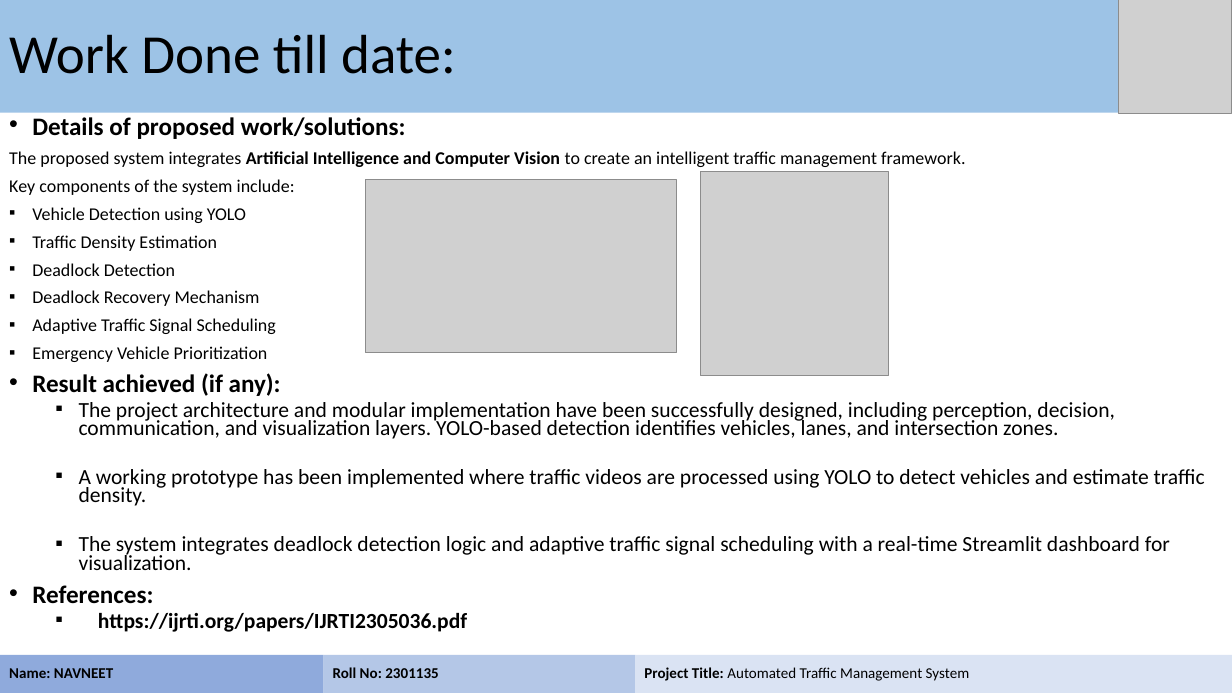
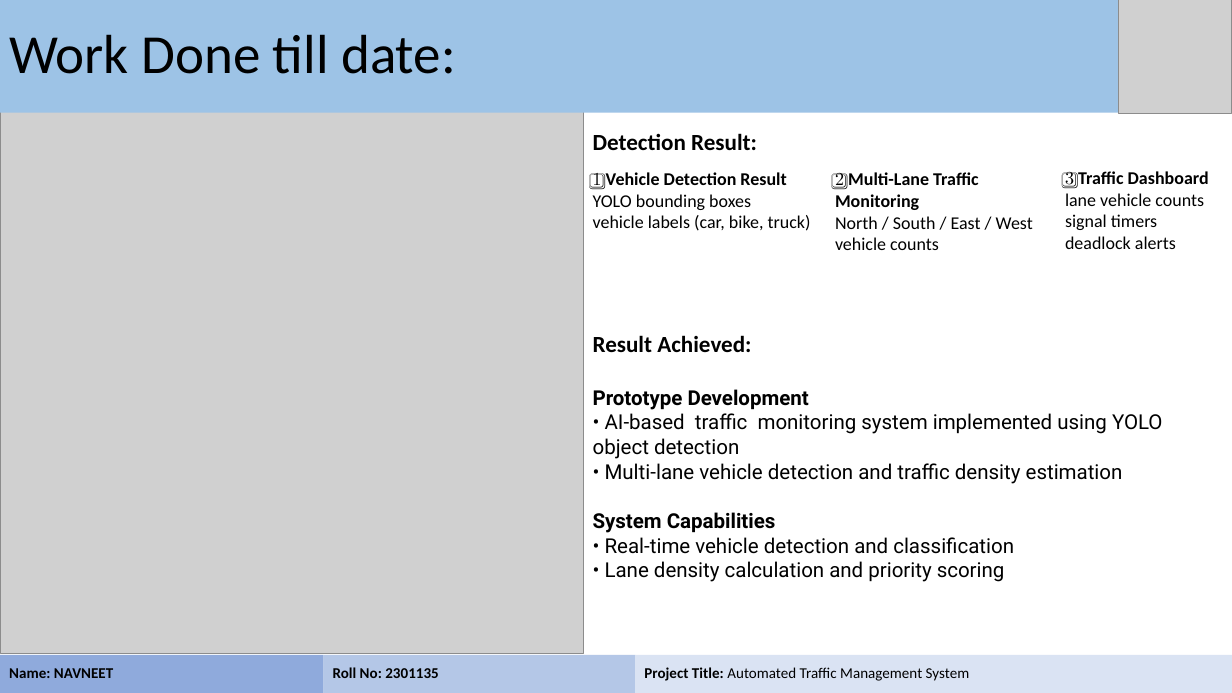
Before and after one commit to Navneet23b-Git/Smart-Traffic-Management, a slide deck: slide 3 of 2301135_template.pptx. Drawn at 1232x693 pixels with LibreOffice and Linux fonts; fonts in the diff are those of the drawing; grey boxes stand for pictures. Boxes give left, top, right and bottom in pixels: in the first picture for what was removed or moved away, otherwise in the second. Text is boxed around its words. In the diff, an @@ line names an element or a change of style, - is before the commit and + after.

```diff
--- a/2301135_template.pptx
+++ b/2301135_template.pptx
@@ picture added at [0,71,584,653] @@
@@ text removed at [9,117,1205,632] @@
-• Details of proposed work/solutions:
-The proposed system integrates Artificial Intelligence and Computer Vision to create an intelligent traffic management framework.
-Key components of the system include:
-▪ Vehicle Detection using YOLO
-▪ Traffic Density Estimation
-▪ Deadlock Detection
-▪ Deadlock Recovery Mechanism
-▪ Adaptive Traffic Signal Scheduling
-▪ Emergency Vehicle Prioritization
-• Result achieved (if any):
-  ▪ The project architecture and modular implementation have been successfully designed, including perception, decision, communication, and visualization layers. YOLO-based detection identifies vehicles, lanes, and intersection zones.
-  ▪ A working prototype has been implemented where traffic videos are processed using YOLO to detect vehicles and estimate traffic density.
-  ▪ The system integrates deadlock detection logic and adaptive traffic signal scheduling with a real-time Streamlit dashboard for visualization.
-• References:
-  ▪ https://ijrti.org/papers/IJRTI2305036.pdf
@@ text added at [593,133,757,150], 18 pt, text #000000, bold @@
+Detection Result:
@@ text added at [593,172,811,231], 14 pt, text #000000 @@
+1️⃣ Vehicle Detection Result
+YOLO bounding boxes
+vehicle labels (car, bike, truck)
@@ picture removed at [701,172,889,376] @@
@@ text added at [835,172,1033,250], 14 pt, text #000000 @@
+2️⃣ Multi-Lane Traffic Monitoring
+North / South / East / West vehicle counts
@@ text added at [1065,171,1209,249], 14 pt, text #000000 @@
+3️⃣ Traffic Dashboard
+lane vehicle counts
+signal timers
+deadlock alerts
@@ picture removed at [365,180,677,353] @@
@@ text added at [593,335,1163,582], 16 pt, text #000000 @@
+Result Achieved:
+Prototype Development
+• AI-based traffic monitoring system implemented using YOLO object detection
+• Multi-lane vehicle detection and traffic density estimation
+System Capabilities
+• Real-time vehicle detection and classification
+• Lane density calculation and priority scoring
```
Also in this commit, not shown: 2 other slides changed, 1 other file.
